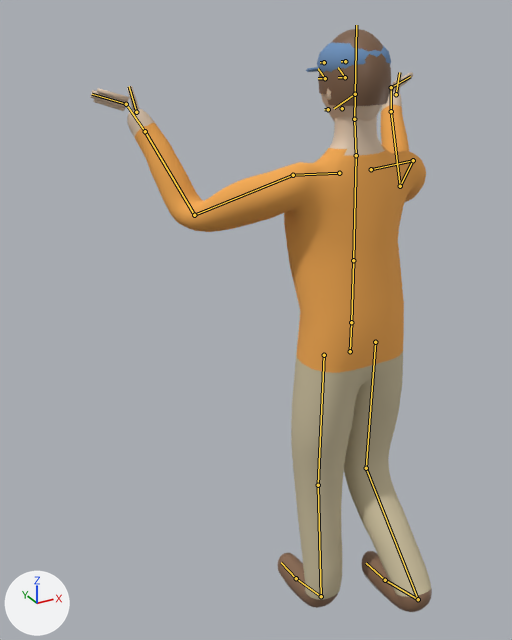
The Blender file source_art/char_stranger_d.blend: old version first, new version second.
Before and after are seen from a 50 mm lens placed at (-1.099, -1.448, 1.809), pointed at (-0.176, 0.23, 0.97). The lights are fixed; the arrows at lower left show +X, +Y and +Z. The older version comes first. Both versions are drawn at frame 0 of the action 'carry'; the numbers are the values there. The bones that bend it are drawn over the model as lines.

In view in the first picture: 'stranger_d_Mesh'.
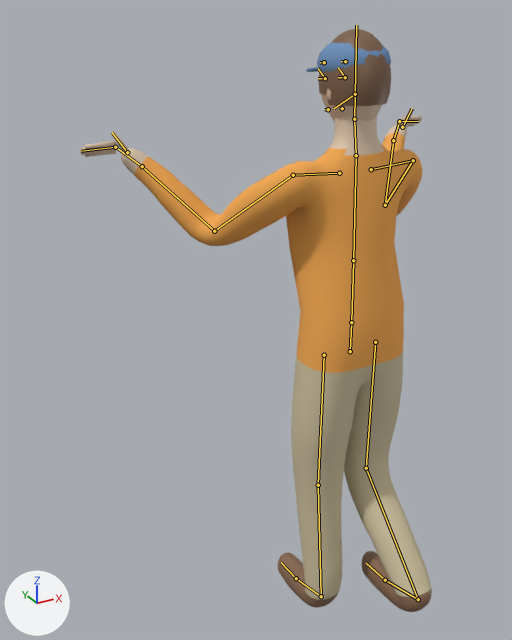
Boxes [x1, y1, x2, y2] around the edits, measured in the pictures (512 x 640 px):
'stranger_d_Mesh', posed: before [90, 29, 432, 612]; after [80, 29, 432, 612]
bone 'UpperArm.R', root to tip: before (413, 160) to (400, 186); after (413, 160) to (385, 205)
bone 'UpperArm.L', root to tip: before (293, 175) to (194, 215); after (293, 175) to (214, 231)

The change in detail:
Bone 'UpperArm.R' (bone_upperarm_r) turns from (55, 13, 29) to (47, 19, 47) degrees about its own x, y and z.
Bone 'UpperArm.L' (bone_upperarm_l) turns from (55, -13, -29) to (47, -19, -47) degrees about its own x, y and z.
